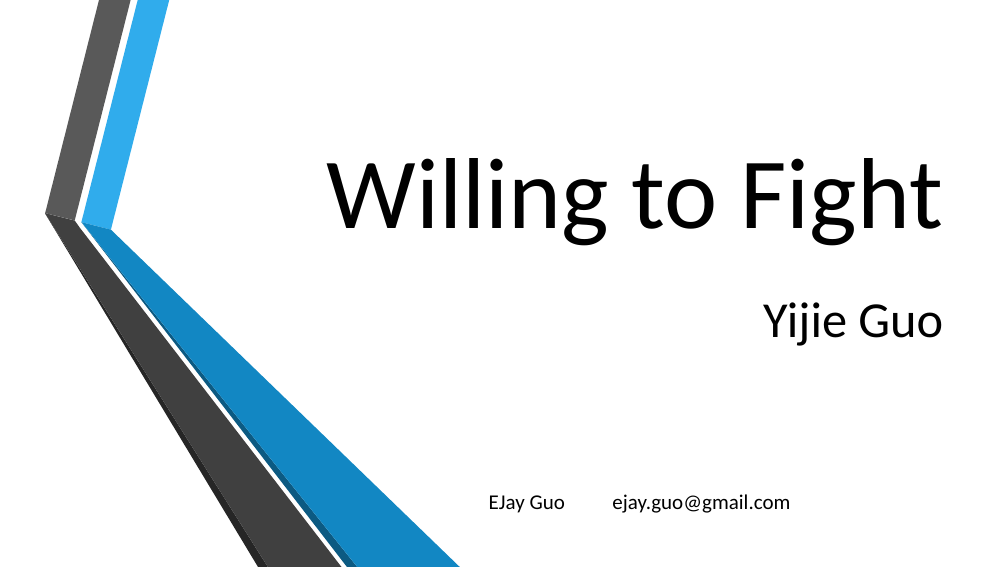
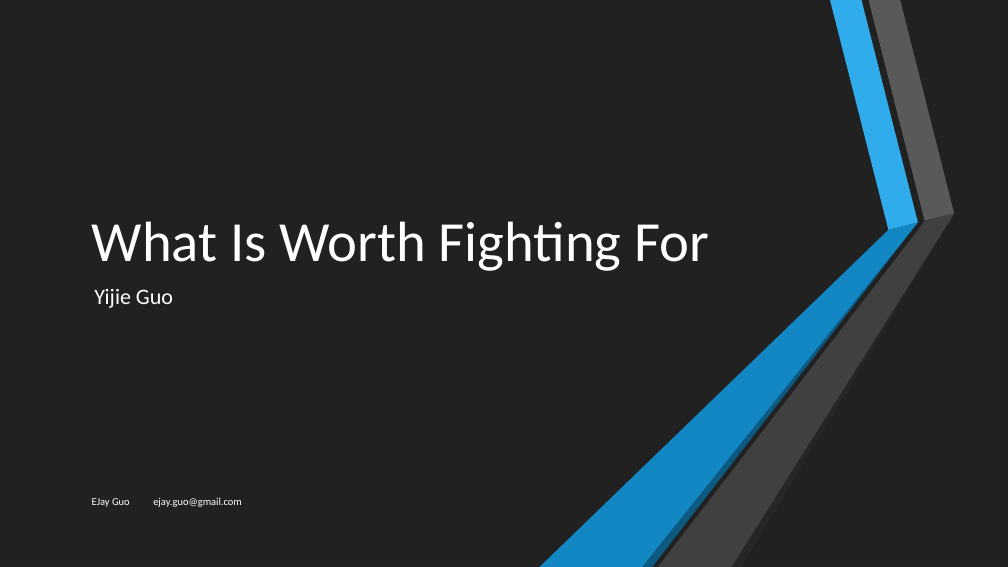
Before and after one commit to ejayguo/2018Fall_CapstoneDesign_TeamInfo, a slide deck: slide 1 of Yijie Guo - Presentation.pptx. Drawn at 1008x567 pixels with LibreOffice and Linux fonts; fonts in the diff are those of the drawing; background and template pictures are left out. Boxes give left, top, right and bottom in pixels: in the first picture for what was removed or moved away, otherwise in the second. Text is boxed around its words. In the diff, an @@ line names an element or a change of style, - is before the commit and + after.

```diff
--- a/Yijie Guo - Presentation.pptx
+++ b/Yijie Guo - Presentation.pptx
@@ background picture (left out) to #212121 @@
@@ rectangle added at box(0, 0, 1008, 567), fill #212121 @@
@@ freeform shape at box(45, 0, 131, 220): fill #595959 to #FFFFFF @@
@@ freeform shape at box(45, 213, 268, 567): fill #262626 to #FFFFFF @@
@@ freeform shape at box(45, 213, 342, 567): fill #404040 to #FFFFFF @@
@@ title at box(92, 221, 709, 271): text changed; size 96 to 54 pt; text colour #000000 to #FFFFFF @@
-Willing to Fight
+What Is Worth Fighting For
@@ group added at box(540, 0, 955, 567): 6 freeform shapes @@
@@ subtitle "Yijie Guo": place and size @@
-subtitle "Yijie Guo" at box(763, 302, 943, 346)
+subtitle "Yijie Guo" at box(94, 289, 173, 308)
@@ subtitle "Yijie Guo" at box(94, 289, 173, 308): size 48 to 21 pt, text colour #000000 to #FFFFFF; alignment right to left; less space between paragraphs @@
@@ text "EJay Guo ejay.guo@gmail.com": place and size @@
-text "EJay Guo ejay.guo@gmail.com" at box(489, 494, 790, 513)
+text "EJay Guo ejay.guo@gmail.com" at box(92, 497, 242, 507)
@@ text "EJay Guo ejay.guo@gmail.com" at box(92, 497, 242, 507): size 20 to 10 pt, text colour #000000 to #FFFFFF; alignment right to left; more space between paragraphs @@
```
Also in this commit, not shown: 8 other slides changed, 1 slide added.
